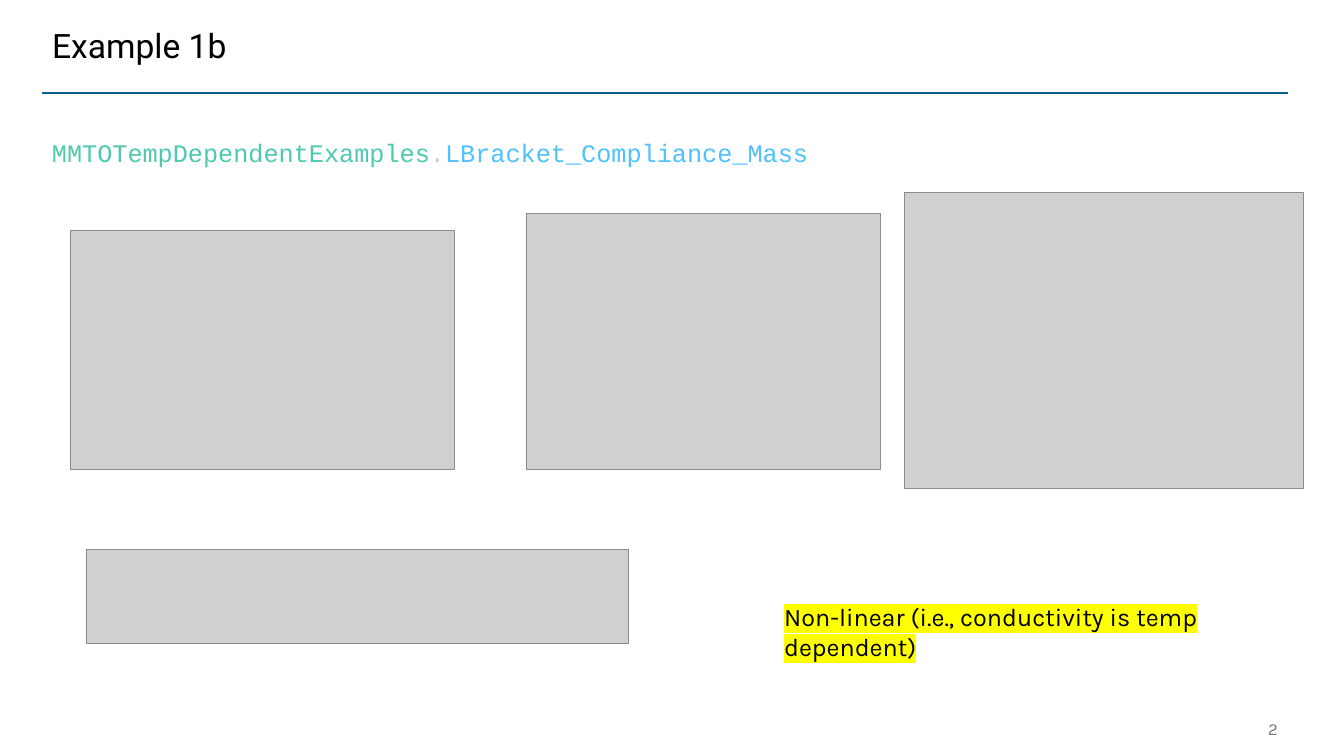
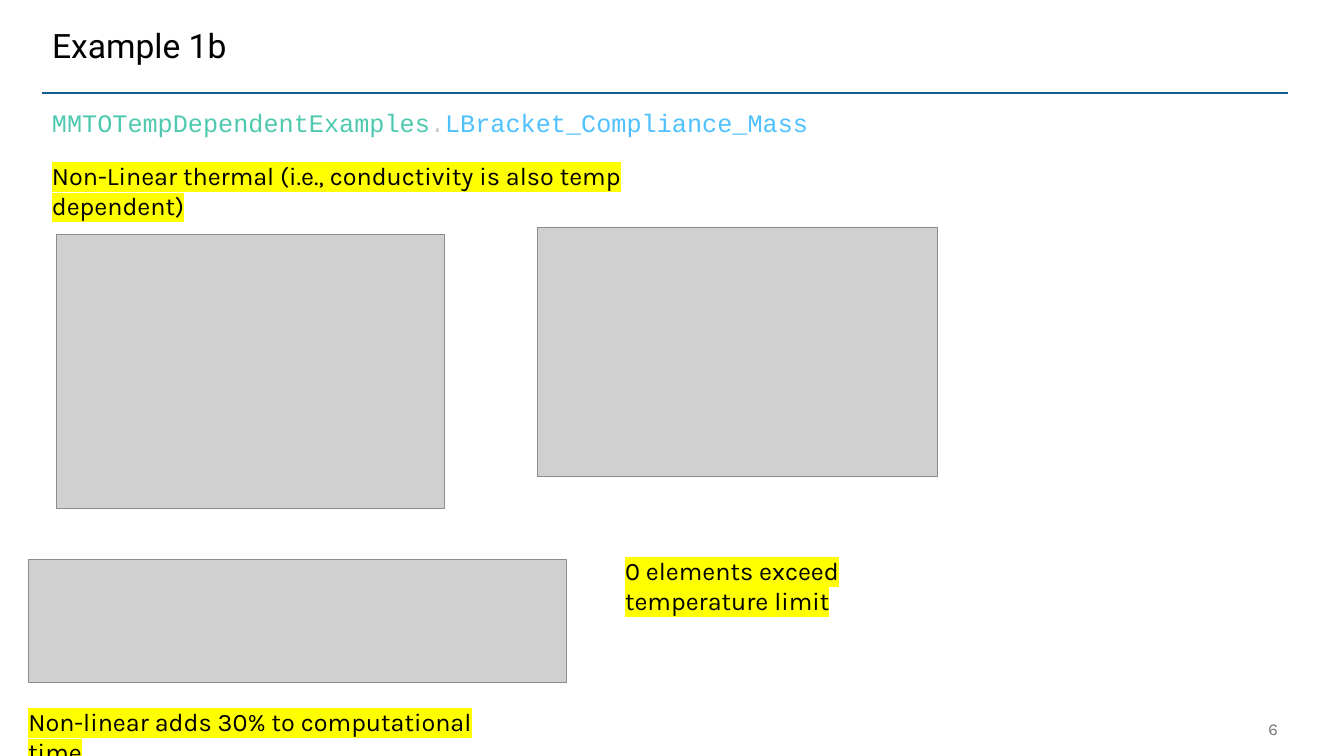
Before and after one commit to UW-ERSL/METALS, a slide deck: slide 6 of Slides/MMTOTempDependentResults.pptx (slide 2 before the commit). Drawn at 1344x756 pixels with LibreOffice and Linux fonts; fonts in the diff are those of the drawing; grey boxes stand for pictures. Boxes give left, top, right and bottom in pixels: in the first picture for what was removed or moved away, otherwise in the second. Text is boxed around its words. In the diff, an @@ line names an element or a change of style, - is before the commit and + after.

Commit message:
Testing various examples

```diff
--- a/Slides/MMTOTempDependentResults.pptx
+++ b/Slides/MMTOTempDependentResults.pptx
@@ text "MMTOTempDependentExamples.LBracket_Compliance_Mass": place and size @@
-text "MMTOTempDependentExamples.LBracket_Compliance_Mass" at <box>52,143,808,168</box>
+text "MMTOTempDependentExamples.LBracket_Compliance_Mass" at <box>52,114,808,138</box>
@@ text at <box>52,167,621,191</box>: text changed @@
-Non-linear (i.e., conductivity is temp dependent)
+Non-Linear thermal (i.e., conductivity is also temp dependent)
@@ picture removed at <box>904,193,1304,488</box> @@
@@ picture: place and size @@
-picture at <box>71,231,455,469</box>
+picture at <box>56,234,444,508</box>
@@ picture: place and size @@
-picture at <box>526,214,881,469</box>
+picture at <box>537,227,938,477</box>
@@ picture: place and size @@
-picture at <box>87,549,628,644</box>
+picture at <box>28,560,567,683</box>
@@ text added at <box>625,562,839,616</box>, 18 pt, text #000000 @@
+0 elements exceed temperature limit
@@ text added at <box>28,713,471,737</box>, 18 pt, text #000000 @@
+Non-linear adds 30% to computational time
@@ page number at <box>1268,724,1278,735</box>: text changed @@
-2
+6
```
Also in this commit, not shown: 1 other slide changed, 11 slides added, 27 other files.
